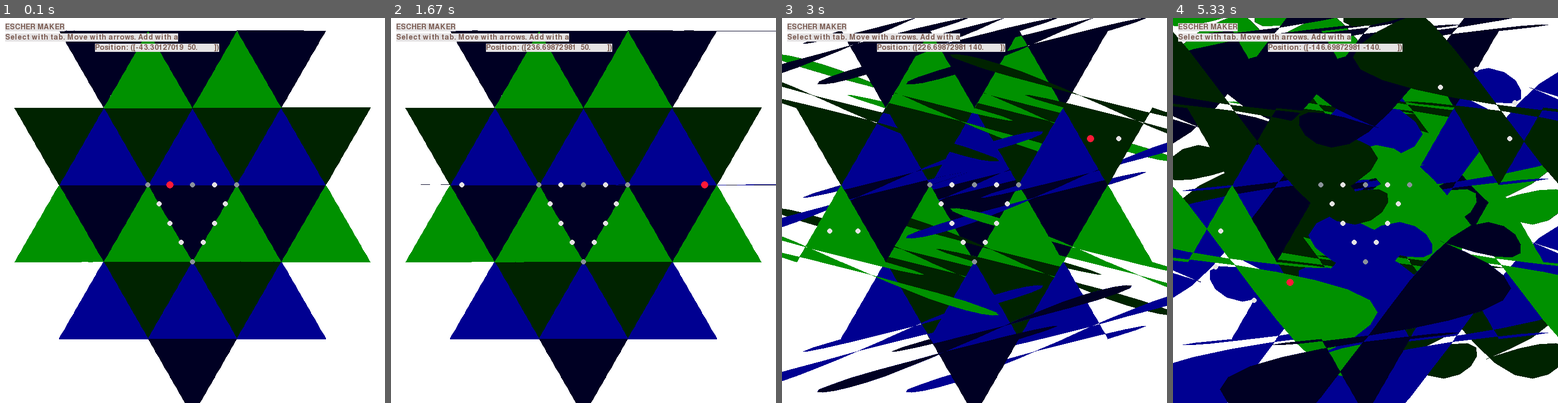
Above: before the commit, frames 1-4 (left to right).
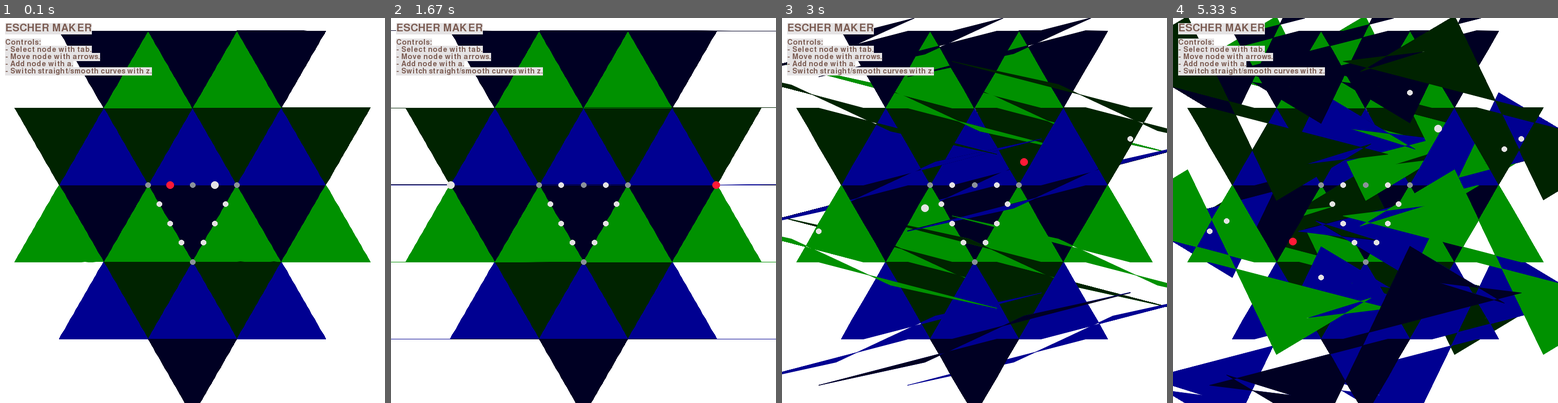
Above: after the commit, the same moments.

Repository: TripleDotDaniel/Escher-maker
Game: pygame game, started from escher-pygame-multishape.py
Two runs of this game, one before a commit and one after it. Both use one fixed random seed, a clock stepped at 60 frames per second and the inputs below.
Inputs (mouse positions are in pixels of both pictures, inside the frame that each line leads up to):
- Up to frame 1 (0.1 s): no input
- Up to frame 2 (1.67 s): hold A 0.33-0.8 s; hold Right 0.33-0.8 s; press the mouse at (464, 299) at 0.87 s; move the mouse to (552, 187) at 0.97 s; release the mouse at (641, 75) at 1.1 s; hold Right 1.17-1.63 s; move the mouse to (591, 79) at 1.2 s; tap Z at 1.23, 1.53 s
- Up to frame 3 (3 s): hold Up 1.67-1.97 s; tap Z at 1.73, 2.07, 2.37, 2.57, 2.87 s; hold Right 2-2.47 s; tap A at 2.15 s; hold Left from 2.5 s (still down)
- Up to frame 4 (5.33 s): release Left at 3.03 s; hold Tab 3.07-3.37 s; hold Down 3.07-3.37 s; tap Z at 3.13, 3.47, 3.8, 4.1, 4.23, 4.63, 4.93, 5.3 s; hold Down 3.4-3.7 s; tap A at 3.55, 4.72 s; hold Left 3.73-4.13 s; hold Up 4.17-4.53 s; hold Right 4.57-5.2 s; hold Down from 5.23 s (still down)

The runs differ from the first frame. In frame 1, 4.6% of the frame differs, in the area x 1-97%, y 1-100%; in frame 2, 5.1%; in frame 3, 15%; in frame 4, 42%, in the area x 0-100%, y 0-100%.

Commit message:
- Draw shapes anti aliased - Updated UI - Add new node in between nodes - Move code to main function

Diff:
--- a/escher-pygame-multishape.py
+++ b/escher-pygame-multishape.py
@@ -3,12 +3,12 @@
 import attr
 import pprint
 import pygame
-import time
 import numpy as np
-from pygame.locals import (K_UP, K_DOWN, K_LEFT, K_RIGHT, K_a, K_ESCAPE, K_TAB, KEYDOWN,
+from pygame.locals import (K_UP, K_DOWN, K_LEFT, K_RIGHT, K_a, K_z, K_ESCAPE, K_TAB, KEYDOWN,
                            MOUSEBUTTONDOWN, MOUSEBUTTONUP, QUIT)
-from escher_generate_pattern import find_all_combinations, make_pattern, draw_pattern, move_shape
+from escher_generate_pattern import find_all_combinations, make_pattern
 from scipy.interpolate import interp1d
+from pygame import gfxdraw
 
 
 # Classes (frozen means immutable objects)
@@ -124,7 +124,10 @@
                 node_index = segment.nodes.index(node)
                 if node_index < len(
                         segment.nodes) - 1:  # don't match last node because it overlaps with the next segment
-                    segment.nodes.insert(node_index, copy.deepcopy(node))
+                    new_node = copy.deepcopy(node)
+                    # place new node in between current and next node
+                    new_node.pos = (segment.nodes[node_index].pos + segment.nodes[node_index + 1].pos) / 2
+                    segment.nodes.insert(node_index + 1, new_node)
                     break
 
         # update linked segment(s)
@@ -141,6 +144,16 @@
             return movable_nodes[(movable_nodes.index(node) + 1) % len(movable_nodes)]
         else:
             return movable_nodes[0]
+
+    def get_linked_nodes(self, node):
+        linked_nodes = []
+        for link in self.links:
+            if node in link.segment_source.nodes:
+                node_index = link.segment_source.nodes.index(node)
+                if link.flip_x:
+                    node_index = len(link.segment_source.nodes) - 1 - node_index
+                linked_nodes.append(link.segment_linked.nodes[node_index])
+        return linked_nodes
 
 
 def rotation_matrix(angle):
@@ -260,122 +273,152 @@
                                                         ['translate', [screen.get_width() // 2,
                                                                        screen.get_height() // 2]],  # center on screen
                                                         ])
-        pygame.draw.polygon(screen, color, shape_points_moved)
-
-
-def screen_to_coord(pos_screen, screen):
-    return np.array([pos_screen[0] - screen.get_width() // 2, -pos_screen[1] + screen.get_height() // 2])
-
-
-# Settings
-# combination = [1, 0, 2]
-combination = [0, -3, -2]
-# combination = [2, 1, 0, 3]
-# combination = [0, 1, -4, -3]
-# combination = [5, 2, 1, 4, 3, 0]
-# combination = [-4, 1, -5, -1, -3, 5]
-size_shape = 100
-nr_of_tiles = 25
-smoothed_curves = True
-
-# Create pattern and shape
-pattern = make_pattern(combination, size=size_shape, nr_of_tiles=nr_of_tiles)
-shape = create_polygon(combination=combination, size=size_shape, smoothed_curves=smoothed_curves)
-
-# Pygame
-pygame.init()
-screen = pygame.display.set_mode([750, 750])
-clock = pygame.time.Clock()
-
-# Set colors
-black = (0, 0, 0)
-white = (255, 255, 255)
-red = (255, 25, 55)
-lightgreenblue = (182, 220, 233)
-darkgreenblue = (48, 124, 145)
-greybrown = (139, 146, 154)
-greywhite = (229, 227, 228)
-brown = (123, 92, 82)
-color1 = lightgreenblue
-color2 = darkgreenblue
-
-# Set origin (0, 0) in the center of the screen instead of top-left and flip direction of y-axis
-center_origin = lambda p, center: (
-    center[0] + p[0] + screen.get_width() // 2, center[1] - p[1] + screen.get_height() // 2)
-center_origins = lambda l, center: [center_origin(coordinates, center) for coordinates in l]
-
-# Select the start node for movement
-selected_node = shape.get_next_node()
-
-# Set the texts
-font = pygame.font.Font(pygame.font.get_default_font(), 14)
-draw_text = lambda text, pos: screen.blit(font.render(text, True, brown, greywhite), pos)
-
-# Start loop
-running = True
-follow_mouse = False
-while running:
-    # Single key-press
-    for event in pygame.event.get():
-        if event.type == KEYDOWN:
-            if event.key == K_ESCAPE:
+
+        # Draw an anti-aliased and filled polygon.
+        # Is the gfxdraw alternative of pygame.draw.polygon(screen, color, shape_points_moved)
+        pygame.gfxdraw.aapolygon(screen, shape_points_moved, color.tolist())
+        pygame.gfxdraw.filled_polygon(screen, shape_points_moved, color.tolist())
+
+
+def draw_circle(screen, color, pos, size, filled=True):
+    # Is the gfxdraw alternative of pygame.draw.circle(screen, color, pos, size)
+    pygame.gfxdraw.aacircle(screen, int(pos[0]), int(pos[1]), size, color)
+    if filled:
+        pygame.gfxdraw.filled_circle(screen, int(pos[0]), int(pos[1]), size, color)
+
+
+def main():
+    # Settings
+    # combination = [1, 0, 2]
+    combination = [0, -3, -2]
+    # combination = [2, 1, 0, 3]
+    # combination = [0, 1, -4, -3]
+    # combination = [5, 2, 1, 4, 3, 0]
+    # combination = [-4, 1, -5, -1, -3, 5]
+    size_shape = 100
+    nr_of_tiles = 25
+    smoothed_curves = True
+
+    # Create pattern and shape
+    pattern = make_pattern(combination, size=size_shape, nr_of_tiles=nr_of_tiles)
+    shape = create_polygon(combination=combination, size=size_shape, smoothed_curves=smoothed_curves)
+
+    # Pygame
+    pygame.init()
+    pygame.display.set_caption("Escher maker")
+    screen = pygame.display.set_mode([750, 750])
+    clock = pygame.time.Clock()
+
+    # Set colors
+    # black = (0, 0, 0)
+    white = (255, 255, 255)
+    red = (255, 25, 55)
+    # darkred = (255, 200, 200)
+    # lightgreenblue = (182, 220, 233)
+    # darkgreenblue = (48, 124, 145)
+    greybrown = (139, 146, 154)
+    greywhite = (229, 227, 228)
+    brown = (123, 92, 82)
+
+    # Set origin (0, 0) in the center of the screen instead of top-left and flip direction of y-axis
+    def center_pos_to_screen_pos(pos):
+        return pos[0] + screen.get_width() // 2, - pos[1] + screen.get_height() // 2
+
+    def screen_pos_to_center_pos(pos):
+        return np.array([pos[0] - screen.get_width() // 2, -pos[1] + screen.get_height() // 2])
+
+    # Select the start node for movement
+    selected_node = shape.get_next_node()
+
+    # Set the texts
+    def draw_text(text, pos, size=14):
+        if isinstance(text, list):
+            for i, t in enumerate(text):
+                draw_text(t, (pos[0], pos[1] + size * i), size)
+            return
+
+        font = pygame.font.Font(pygame.font.get_default_font(), size)
+        screen.blit(font.render(text, True, brown, greywhite), pos)
+
+    # Start loop
+    running = True
+    follow_mouse = False
+    while running:
+        # Single key-press
+        for event in pygame.event.get():
+            if event.type == KEYDOWN:
+                if event.key == K_ESCAPE:
+                    running = False
+
+                if event.key == K_TAB:
+                    selected_node = shape.get_next_node(selected_node)
+
+                if event.key == K_a:
+                    shape.add_node(selected_node)
+                    selected_node = shape.get_next_node(selected_node)
+
+                if event.key == K_z:
+                    shape.smoothed_curves = not shape.smoothed_curves
+
+            elif event.type == MOUSEBUTTONDOWN and event.button == 1:
+                mouse_pos = screen_pos_to_center_pos(pygame.mouse.get_pos())
+                for node in shape.get_movable_nodes():
+                    if np.linalg.norm(node.pos - mouse_pos) < 10:
+                        selected_node = node
+                        follow_mouse = True
+
+            elif event.type == MOUSEBUTTONUP and event.button == 1:
+                follow_mouse = False
+
+            elif event.type == QUIT:
                 running = False
 
-            if event.key == K_TAB:
-                selected_node = shape.get_next_node(selected_node)
-
-            if event.key == K_a:
-                shape.add_node(selected_node)
-
-        elif event.type == MOUSEBUTTONDOWN and event.button == 1:
-            mouse_pos = screen_to_coord(pygame.mouse.get_pos(), screen)
-            for node in shape.get_movable_nodes():
-                if np.linalg.norm(node.pos - mouse_pos) < 10:
-                    selected_node = node
-                    follow_mouse = True
-
-        elif event.type == MOUSEBUTTONUP and event.button == 1:
-            follow_mouse = False
-
-        elif event.type == QUIT:
-            running = False
-
-    # Continuous key-press
-    pressed_keys = pygame.key.get_pressed()
-
-    if pressed_keys[K_UP]:
-        shape.move_node(selected_node, movement=[0, 5])
-
-    if pressed_keys[K_DOWN]:
-        shape.move_node(selected_node, movement=[0, -5])
-
-    if pressed_keys[K_LEFT]:
-        shape.move_node(selected_node, movement=[-5, 0])
-
-    if pressed_keys[K_RIGHT]:
-        shape.move_node(selected_node, movement=[5, 0])
-
-    if follow_mouse:
-        mouse_pos = screen_to_coord(pygame.mouse.get_pos(), screen)
-        shape.move_node(selected_node, position=mouse_pos)
-
-    screen.fill(white)
-
-    pygame_draw_pattern(screen, pattern, shape)
-    for node_to_draw in shape.get_nodes():
-        if node_to_draw.movable:
-            color = greywhite
-        else:
-            color = greybrown
-        pygame.draw.circle(screen, color, center_origin(node_to_draw.pos, (0, 0)), 5)
-    pygame.draw.circle(screen, red, center_origin(selected_node.pos, (0, 0)), 7)
-
-    draw_text("ESCHER MAKER", (10, 10))
-    draw_text("Select with tab. Move with arrows. Add with a", (10, 30))
-    draw_text(f"Position: ({selected_node.pos})", (185, 50))
-
-    pygame.display.update()
-
-    clock.tick(60)
-
-pygame.quit()
+        # Continuous key-press
+        pressed_keys = pygame.key.get_pressed()
+
+        if pressed_keys[K_UP]:
+            shape.move_node(selected_node, movement=[0, 5])
+
+        if pressed_keys[K_DOWN]:
+            shape.move_node(selected_node, movement=[0, -5])
+
+        if pressed_keys[K_LEFT]:
+            shape.move_node(selected_node, movement=[-5, 0])
+
+        if pressed_keys[K_RIGHT]:
+            shape.move_node(selected_node, movement=[5, 0])
+
+        if follow_mouse:
+            mouse_pos = screen_pos_to_center_pos(pygame.mouse.get_pos())
+            shape.move_node(selected_node, position=mouse_pos)
+
+        screen.fill(white)
+
+        pygame_draw_pattern(screen, pattern, shape)
+        for node_to_draw in shape.get_nodes():
+            if node_to_draw.movable:
+                color = greywhite
+            else:
+                color = greybrown
+            draw_circle(screen, color, center_pos_to_screen_pos(node_to_draw.pos), 5)
+        draw_circle(screen, red, center_pos_to_screen_pos(selected_node.pos), 7)
+        for linked_node in shape.get_linked_nodes(selected_node):
+            draw_circle(screen, greywhite, center_pos_to_screen_pos(linked_node.pos), 7)
+
+        draw_text("ESCHER MAKER", (10, 10), size=20)
+        draw_text(["Controls:",
+                   "- Select node with tab.",
+                   "- Move node with arrows.",
+                   "- Add node with a.",
+                   "- Switch straight/smooth curves with z."],
+                  (10, 40))
+
+        pygame.display.update()
+
+        clock.tick(60)
+
+    pygame.quit()
+
+
+if __name__ == "__main__":
+    main()
